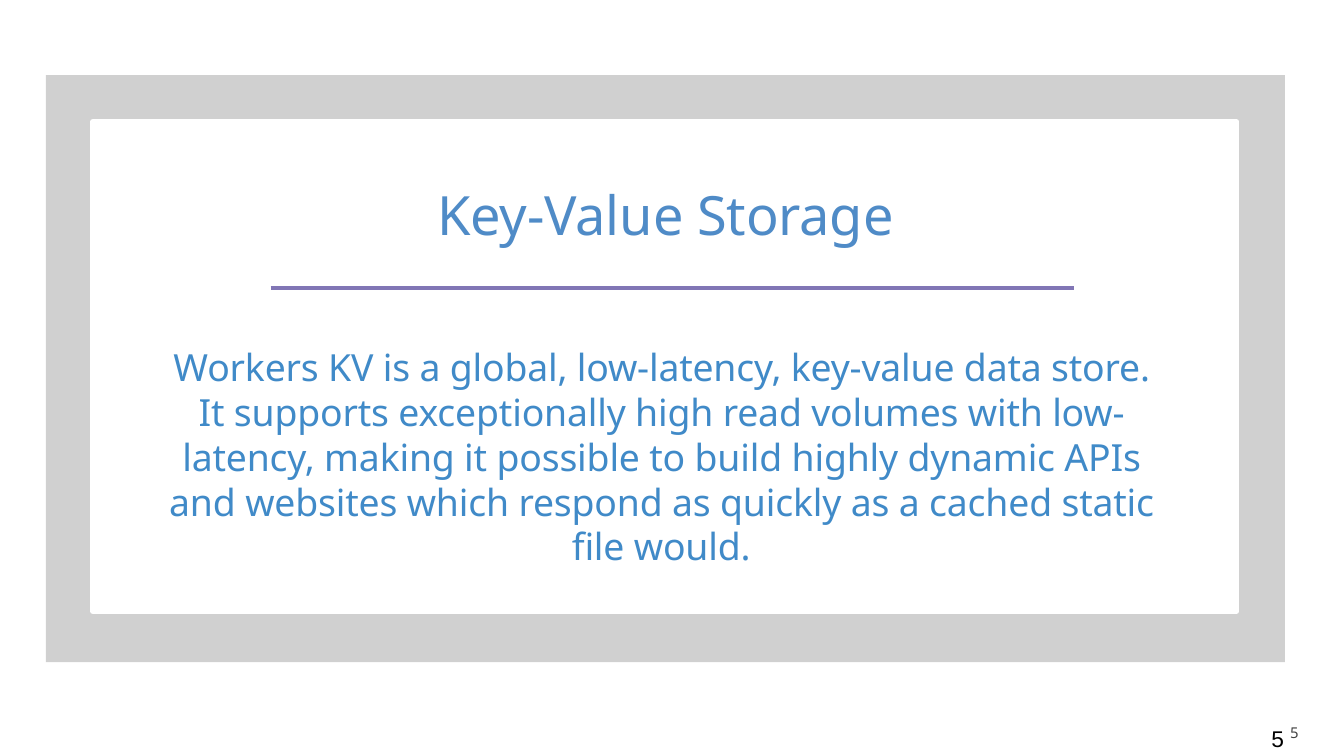
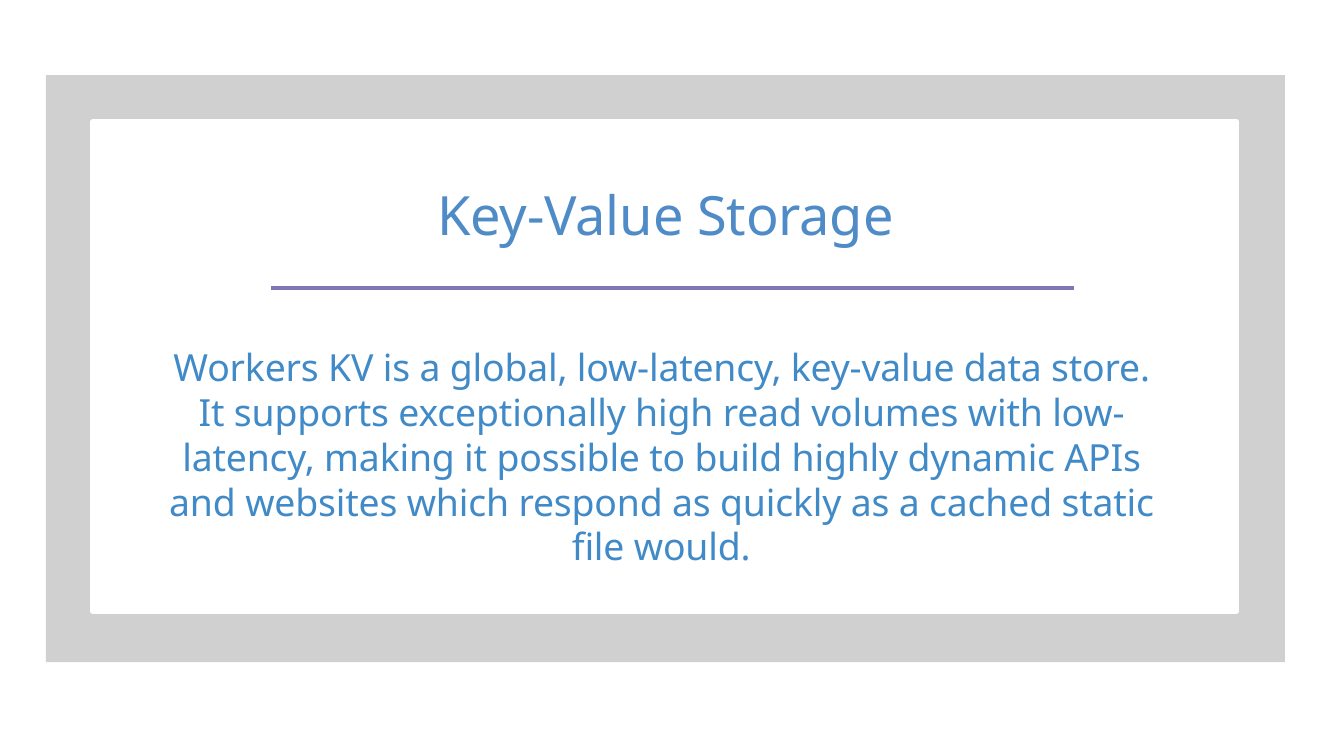
Before and after one commit to irensaltali/CloudflareWorkers-JustWriteCodeWebinar052020, a slide deck: slide 8 of Presentation.pptx (slide 7 before the commit). Drawn at 1344x756 pixels with LibreOffice and Linux fonts; fonts in the diff are those of the drawing; grey boxes stand for pictures; background and template pictures are left out. Boxes give left, top, right and bottom in pixels: in the first picture for what was removed or moved away, otherwise in the second. Text is boxed around its words. In the diff, an @@ line names an element or a change of style, - is before the commit and + after.

```diff
--- a/Presentation.pptx
+++ b/Presentation.pptx
@@ text removed at box(1271, 727, 1299, 748) @@
-5 5
```
Also in this commit, not shown: 6 other slides changed, 1 slide added, 1 other file.
